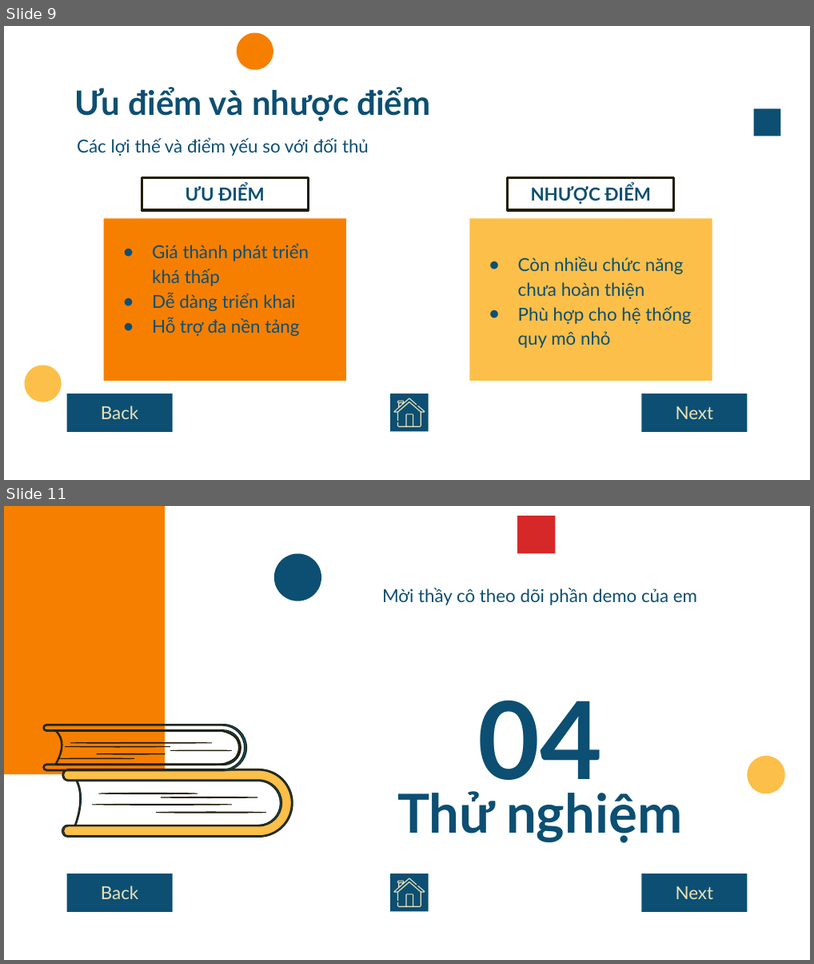
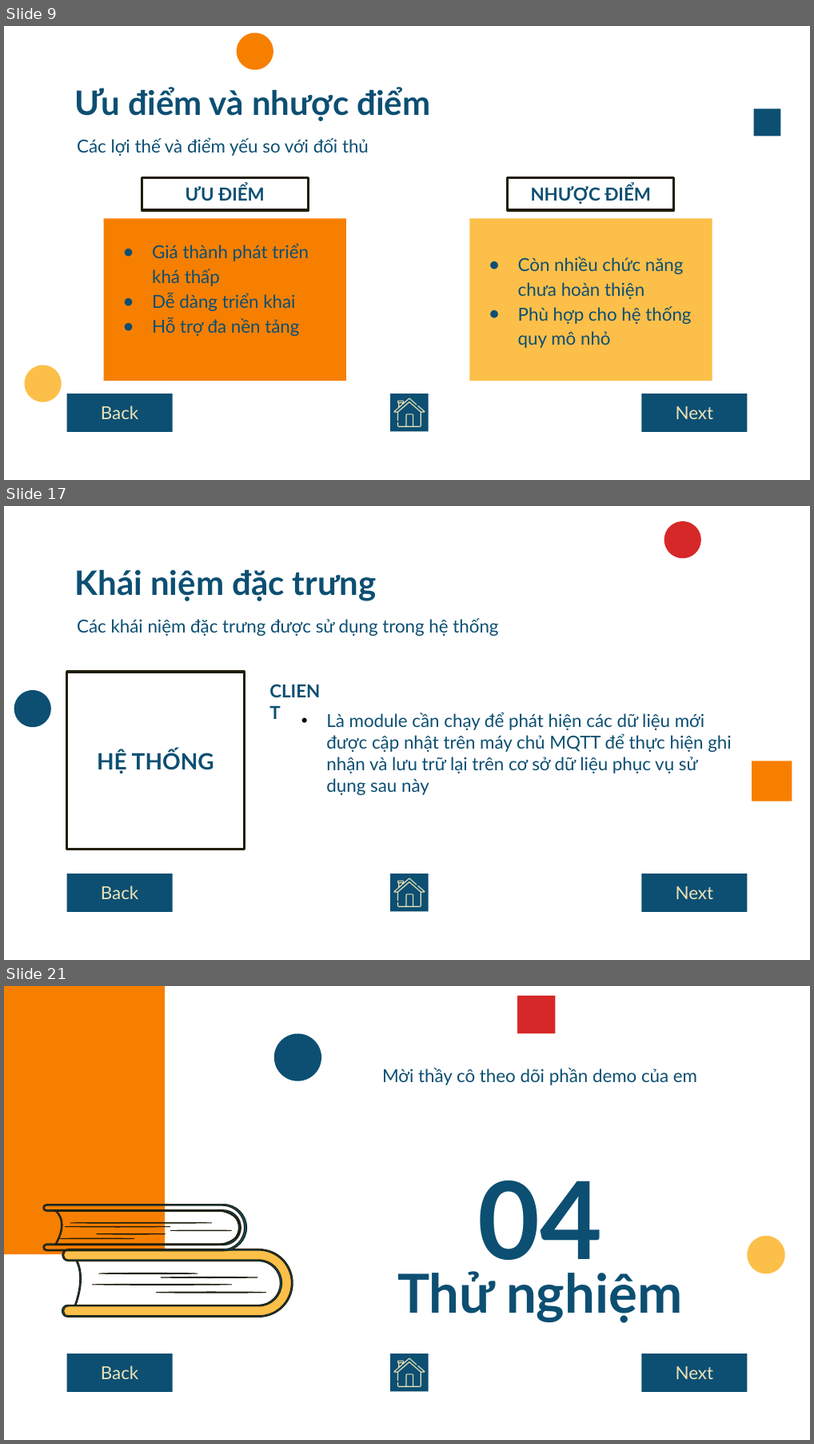
Before and after one commit to npackr/for-mqtt-dashboard, a slide deck: document/presentation.pptx. Shown one above the other, each under a label of ours: slides 9 and 11 before the commit, slides 9, 17 and 21 after it; the slides between them are not shown. The pictures are 814x964 and 814x1444 pixels, drawn with LibreOffice and Linux fonts; fonts in the diff are those of the drawing. Boxes give left, top, right and bottom in pixels: in the first picture for what was removed or moved away, otherwise in the second. Text is boxed around its words. In the diff, an @@ line names an element or a change of style, - is before the commit and + after.

```diff
--- a/document/presentation.pptx
+++ b/document/presentation.pptx
@@ slide 17 added at bbox=[4, 506, 810, 960], background #FFFFFF @@
@@ ellipse added at bbox=[665, 521, 702, 559], fill #D62828 @@
@@ title added at bbox=[75, 569, 377, 601], 30 pt, text #0C4F72, bold @@
+Khái niệm đặc trưng
@@ text added at bbox=[77, 618, 498, 636], 16 pt, text #0C4F72 @@
+Các khái niệm đặc trưng được sử dụng trong hệ thống
@@ rectangle added at bbox=[67, 672, 244, 848], outline #201D09 2.25 pt, 20 pt, text #0C4F72, bold @@
+HỆ THỐNG
@@ ellipse added at bbox=[14, 690, 51, 727], fill #0C4F72 @@
@@ text added at bbox=[262, 676, 336, 705], 16 pt, text #0C4F72, bold @@
+CLIENT
@@ text added at bbox=[326, 712, 731, 773], 16 pt, text #0C4F72 @@
+• Là module cần chạy để phát hiện các dữ liệu mới được cập nhật trên máy chủ MQTT để thực hiện ghi nhận và lưu trữ lại trên cơ sở dữ liệu phục vụ sử dụng sau này
@@ rectangle added at bbox=[752, 761, 793, 801], fill #F77F00 @@
@@ rectangle added at bbox=[67, 873, 173, 911], fill #0C4F72, 16 pt, text #EAE2B7 @@
+Back
@@ rectangle added at bbox=[390, 873, 428, 911], fill #0C4F72 @@
@@ freeform shape added at bbox=[394, 878, 425, 907], fill #EAE2B7 @@
@@ rectangle added at bbox=[642, 873, 747, 911], fill #0C4F72, 16 pt, text #EAE2B7 @@
+Next
@@ what was slide 11 is now slide 21 @@
```
Also in this commit, not shown: 1 slide changed, 9 other slides added.
